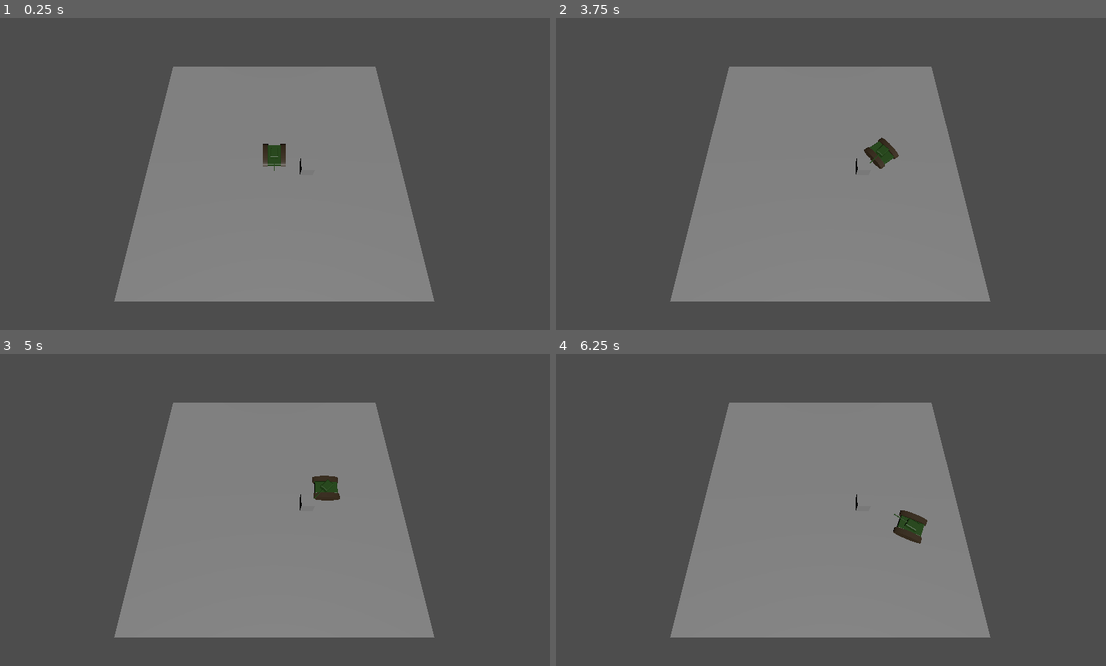
Above: before the commit, frames 1-4 (two rows, left to right).
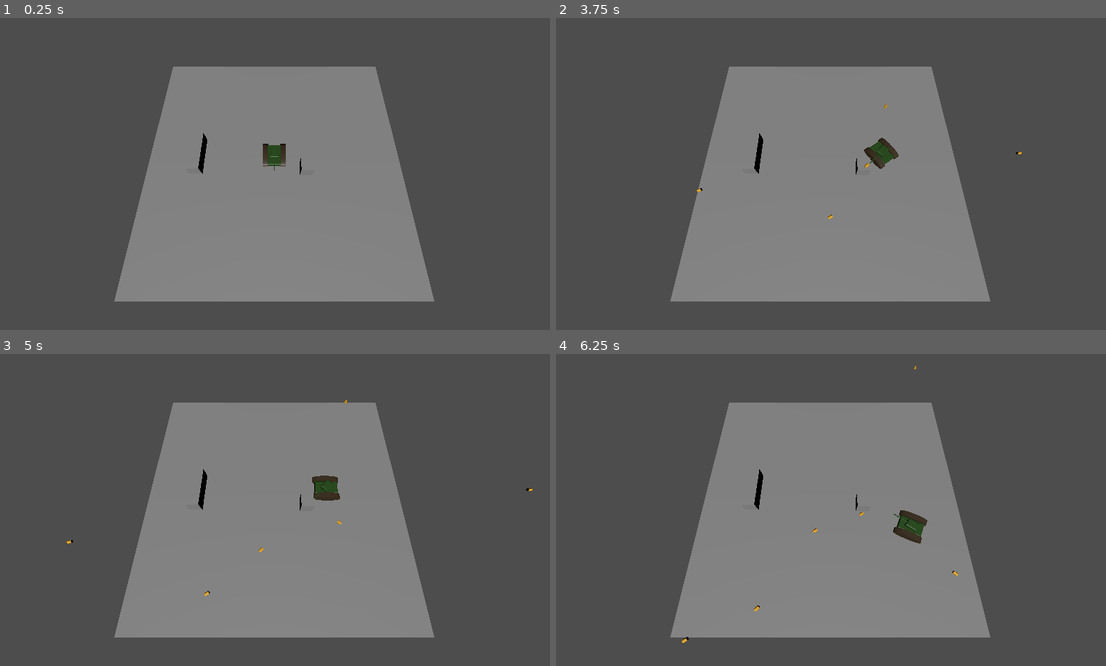
Above: after the commit, the same moments.

Repository: cfrance3/tank-game
Game: Godot game, scene res://Scenes/main.tscn
Two runs of this game, one before a commit and one after it. Both use one fixed random seed, a clock stepped at 60 frames per second and the inputs below.
Inputs (mouse positions are in pixels of both pictures, inside the frame that each line leads up to):
- Up to frame 1 (0.25 s): no input
- Up to frame 2 (3.75 s): tap Enter (ui_accept) at 0.5, 0.77, 1.52, 3.02 s; move the mouse to (952, 158) at 0.52 s; hold Right (ui_right) 0.53-1.28 s; click (952, 158) at 0.67 s; move the mouse to (721, 189) at 1.27 s; hold Down (ui_down) 1.28-2.03 s; click (721, 189) at 1.42 s; move the mouse to (886, 105) at 2.02 s; hold Right (ui_right) 2.03-2.78 s; click (886, 105) at 2.17 s; move the mouse to (803, 236) at 2.77 s; hold Up (ui_up) 2.78-3.53 s; click (803, 236) at 2.92 s; move the mouse to (996, 220) at 3.52 s; hold Left (ui_left) from 3.53 s (still down); click (996, 220) at 3.67 s
- Up to frame 3 (5 s): keep holding Left (ui_left); tap Enter (ui_accept) at 3.77, 4.52 s; move the mouse to (110, 463) at 4.27 s; click (110, 463) at 4.42 s
- Up to frame 4 (6.25 s): move the mouse to (858, 510) at 5.02 s; release Left (ui_left) at 5.03 s; hold Down (ui_down) 5.03-5.78 s; click (858, 510) at 5.17 s; move the mouse to (748, 432) at 5.77 s; hold Right (ui_right) from 5.78 s (still down); click (748, 432) at 5.92 s; tap Enter (ui_accept) at 6.02 s

The runs differ from the first frame. In frame 1, 0.1% of the frame differs, in the area x 36-38%, y 36-50%; in frame 2, 0.1%; in frame 3, 0.2%; in frame 4, 0.2%, in the area x 22-74%, y 3-93%.

Commit message:
Tank can shoot shells in the direction of the barrel. Shells will bounce off of objects up to 3 times unless they collide with the player.

Diff:
--- a/Scenes/Tank/tank.gd
+++ b/Scenes/Tank/tank.gd
@@ -2,14 +2,21 @@
 
 @export var turn_speed := 3.0
 @export var turret_turn_speed := 12.0
+@export var projectile_scene: PackedScene
 
+@onready var camera: Camera3D = get_viewport().get_camera_3d()
 @onready var hull: Node3D = $Hull
 @onready var turret: Node3D = $Cannon
-@onready var camera: Camera3D = get_viewport().get_camera_3d()
+@onready var barrel: Marker3D = $Cannon/Barrel
 
 const SPEED = 8.0
 const JUMP_VELOCITY = 4.5
 
+#TODO: handle collision with projectile via player movement
+
+func _ready() -> void:
+	# Add to friendly group to handle projectile collision
+	add_to_group("friendly", true)
 
 func _physics_process(delta: float) -> void:
 	# Add the gravity.
@@ -73,3 +80,19 @@
 	target.y = turret.global_position.y
 
 	turret.look_at(target, Vector3.UP)
+
+func _unhandled_input(event):
+	if event is InputEventMouseButton and event.pressed:
+		if event.button_index == MOUSE_BUTTON_LEFT:
+			shoot()
+
+func shoot():
+	if projectile_scene == null:
+		return
+
+	var projectile = projectile_scene.instantiate()
+
+	#Position & rotation
+	projectile.global_transform = barrel.global_transform
+
+	get_tree().current_scene.add_child(projectile)
--- a/Scenes/main.tscn
+++ b/Scenes/main.tscn
@@ -2,6 +2,7 @@
 
 [ext_resource type="Script" uid="uid://da4fc8lpcmfih" path="res://Scenes/Tank/tank.gd" id="1_8gbba"]
 [ext_resource type="PackedScene" uid="uid://d22jve1ap5ryf" path="res://Scenes/Tank/test_tank_hull.glb" id="2_jjvhh"]
+[ext_resource type="PackedScene" uid="uid://u3jva5m1j3gb" path="res://Scenes/tank_projectile.tscn" id="2_kry3j"]
 [ext_resource type="PackedScene" uid="uid://copt7jxaw780m" path="res://Scenes/Tank/test_tank_cannon.glb" id="3_kry3j"]
 
 [sub_resource type="CapsuleShape3D" id="CapsuleShape3D_21xkr"]
@@ -33,6 +34,12 @@
 [sub_resource type="BoxMesh" id="BoxMesh_6bp64"]
 size = Vector3(2, 2, 2)
 
+[sub_resource type="BoxShape3D" id="BoxShape3D_jjvhh"]
+size = Vector3(6, 2, 2)
+
+[sub_resource type="BoxMesh" id="BoxMesh_21xkr"]
+size = Vector3(6, 2, 2)
+
 [node name="Main" type="Node3D" unique_id=379695125]
 
 [node name="Camera3D" type="Camera3D" parent="." unique_id=1848783100]
@@ -40,9 +47,13 @@
 
 [node name="Tank" type="CharacterBody3D" parent="." unique_id=1720563343]
 script = ExtResource("1_8gbba")
+projectile_scene = ExtResource("2_kry3j")
 
 [node name="Cannon" parent="Tank" unique_id=325412193 instance=ExtResource("3_kry3j")]
 transform = Transform3D(-0.2, 0, -1.7484556e-08, 0, 0.2, 0, 1.7484556e-08, 0, -0.2, 0, 0.5, 0)
+
+[node name="Barrel" type="Marker3D" parent="Tank/Cannon" unique_id=506003809]
+transform = Transform3D(1, 0, 0, 0, 1, 0, 0, 0, 1, 0.03558403, 5.7163258, -14.27803)
 
 [node name="Hull" parent="Tank" unique_id=1910467304 instance=ExtResource("2_jjvhh")]
 transform = Transform3D(0.2, 0, 0, 0, 0.2, 0, 0, 0, 0.2, 0, 0.5, 0)
@@ -84,11 +95,20 @@
 
 [node name="Blocks" type="Node3D" parent="." unique_id=2119881688]
 
-[node name="StaticBody3D" type="StaticBody3D" parent="Blocks" unique_id=1567160749]
+[node name="Block1" type="StaticBody3D" parent="Blocks" unique_id=1567160749]
 
-[node name="CollisionShape3D" type="CollisionShape3D" parent="Blocks/StaticBody3D" unique_id=1527149892]
+[node name="CollisionShape3D" type="CollisionShape3D" parent="Blocks/Block1" unique_id=1527149892]
 transform = Transform3D(1, 0, 0, 0, 1, 0, 0, 0, 1, 5, 1.5, 2)
 shape = SubResource("BoxShape3D_21xkr")
 
-[node name="MeshInstance3D" type="MeshInstance3D" parent="Blocks/StaticBody3D/CollisionShape3D" unique_id=1384269779]
+[node name="MeshInstance3D" type="MeshInstance3D" parent="Blocks/Block1/CollisionShape3D" unique_id=1384269779]
 mesh = SubResource("BoxMesh_6bp64")
+
+[node name="Block2" type="StaticBody3D" parent="Blocks" unique_id=2092554723]
+transform = Transform3D(-4.371139e-08, 0, 1, 0, 1, 0, -1, 0, -4.371139e-08, -12, 2, 0)
+
+[node name="CollisionShape3D" type="CollisionShape3D" parent="Blocks/Block2" unique_id=1541180370]
+shape = SubResource("BoxShape3D_jjvhh")
+
+[node name="MeshInstance3D" type="MeshInstance3D" parent="Blocks/Block2" unique_id=841007268]
+mesh = SubResource("BoxMesh_21xkr")
--- /dev/null
+++ b/Scenes/tank_projectile.gd
@@ -0,0 +1,45 @@
+extends CharacterBody3D
+
+
+@export var speed := 40.0
+@export var max_bounces := 3
+
+var direction: Vector3
+var bounces := 0
+
+func _ready():
+	# Forward is -Z
+	direction = -global_transform.basis.z
+
+func _physics_process(delta: float) -> void:
+	velocity = direction * speed
+	var collision = move_and_collide(velocity*delta)
+
+	if collision:
+		handle_collision(collision)
+
+func handle_collision(collision: KinematicCollision3D) -> void:
+	bounces += 1
+	if bounces > max_bounces:
+		queue_free()
+		return
+
+	var collider = collision.get_collider()
+
+	# Projectile hit friendly tank
+	if collider.is_in_group("friendly"):
+		queue_free()
+		#TODO: Add death
+		return
+
+	# TODO: Projectile hit enemy tank
+
+	bounce(collision)
+
+
+func bounce(collision: KinematicCollision3D) -> void:
+	# Reflect direction
+	direction = direction.bounce(collision.get_normal())
+
+	# Rotate projectile
+	look_at(global_position + direction, Vector3.UP)
--- /dev/null
+++ b/Scenes/tank_projectile.tscn
@@ -0,0 +1,18 @@
+[gd_scene format=3 uid="uid://u3jva5m1j3gb"]
+
+[ext_resource type="PackedScene" uid="uid://dk7clfsf6lkui" path="res://Scenes/Tank/tank_shell.glb" id="1_brs3n"]
+[ext_resource type="Script" uid="uid://c143471ioe6bq" path="res://Scenes/tank_projectile.gd" id="1_m32xg"]
+
+[sub_resource type="CapsuleShape3D" id="CapsuleShape3D_quh60"]
+height = 1.7
+
+[node name="tank_projectile" type="CharacterBody3D" unique_id=535570967]
+collision_layer = 2
+script = ExtResource("1_m32xg")
+
+[node name="tank_shell" parent="." unique_id=537275216 instance=ExtResource("1_brs3n")]
+transform = Transform3D(-8.742278e-08, 0, -2, 0, 2, 0, 2, 0, -8.742278e-08, 0, 0, 0)
+
+[node name="CollisionShape3D" type="CollisionShape3D" parent="." unique_id=391720605]
+transform = Transform3D(3.821371e-15, 8.742278e-08, -2, 2, -8.742278e-08, 0, -8.742278e-08, -2, -8.742278e-08, 0, 0, -0.5697048)
+shape = SubResource("CapsuleShape3D_quh60")
--- a/project.godot
+++ b/project.godot
@@ -54,6 +54,10 @@
 ]
 }
 
+[layer_names]
+
+3d_physics/layer_1="World"
+
 [physics]
 
 3d/physics_engine="Jolt Physics"
Binary file added: Scenes/Tank/tank_shell.glb
Not shown, added: Scenes/Tank/tank_shell.glb.import
Not shown, added: Scenes/tank_projectile.gd.uid
